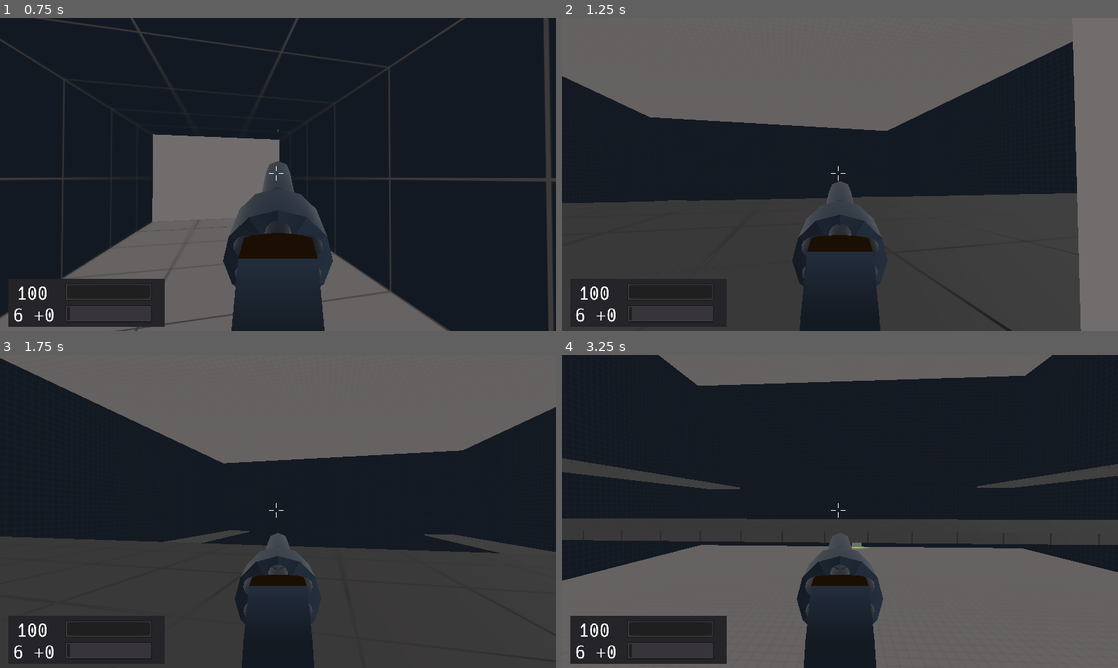
Above: before the commit, frames 1-4 (two rows, left to right).
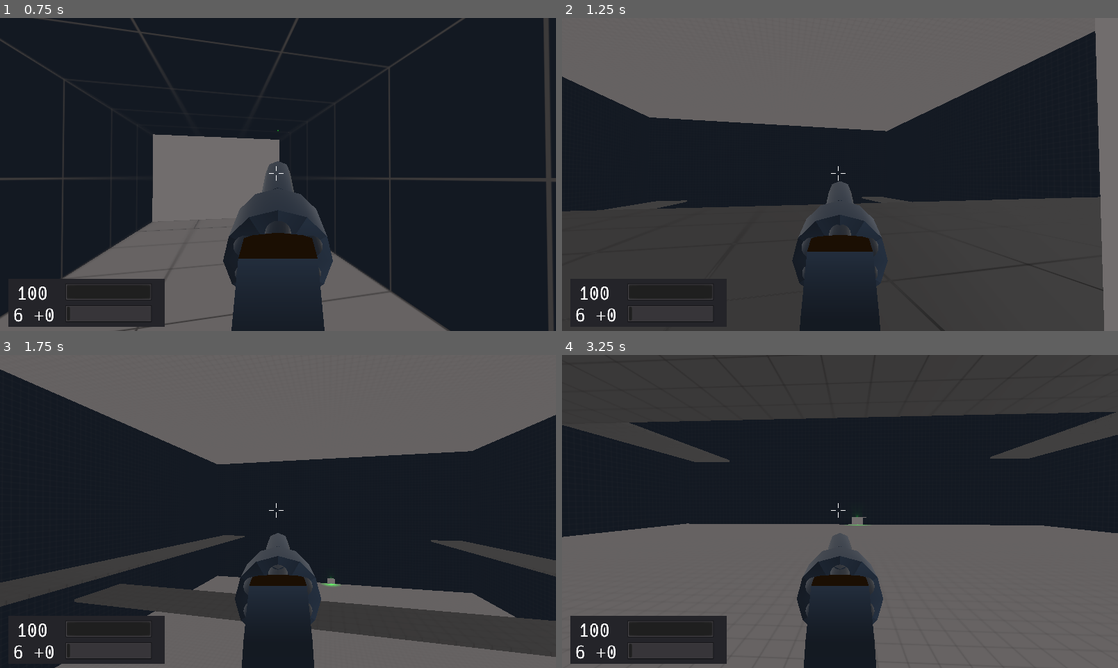
Above: after the commit, the same moments.

Repository: duckinator/keress
Game: Godot game, scene res://levels/Level_003.tscn
Two runs of this game, one before a commit and one after it. Both use one fixed random seed, a clock stepped at 60 frames per second and the inputs below. This scene is started directly instead of the project's main scene.
Inputs (mouse positions are in pixels of both pictures, inside the frame that each line leads up to):
- Up to frame 1 (0.75 s): tap Enter (ui_accept) at 0.5 s; move the mouse to (305, 174) at 0.52 s; press the mouse at (305, 174) at 0.53 s; hold W (movement_forward) from 0.53 s (still down)
- Up to frame 2 (1.25 s): keep holding W (movement_forward); tap Space (movement_jump) at 0.77 s
- Up to frame 3 (1.75 s): keep holding W (movement_forward); move the mouse to (250, 511) at 1.27 s; release the mouse at (250, 511) at 1.28 s; right-click (250, 511) at 1.35 s; tap Space (movement_jump) at 1.52 s
- Up to frame 4 (3.25 s): keep holding W (movement_forward); move the mouse to (851, 505) at 2.02 s; tap Shift (movement_crouch) at 2.1 s; move the mouse to (834, 517) at 2.77 s; tap Tab (quick_switch_item) at 2.85 s; tap Space (movement_jump) at 3.02 s

Frame 1 is identical in both runs. In frame 2, 5.5% of the frame differs, in the area x 0-98%, y 4-100%; in frame 3, 23%; in frame 4, 35%, in the area x 0-100%, y 0-72%.

Commit message:
yay hordes?!

Diff:
--- a/src/levels/Level_003.gd
+++ b/src/levels/Level_003.gd
@@ -2,22 +2,21 @@
 
 var mobs = []
 func _ready():
-	pass
-	#Game.spawn_player(self)
+	# $Platform
+	#spawn_enemy(Vector3(-48, 4, 60))
+	#spawn_enemy(Vector3(-30, 4, 50))
+	#spawn_enemy(Vector3(-48, 4, -60))
+	#spawn_enemy(Vector3(-30, 4, -50))
 
-	#spawn_enemy(Vector3(15, 10, -140))
-	#spawn_enemy(Vector3(10, 10, -120))
-	#spawn_enemy(Vector3(0, 10, -100))
-	#spawn_enemy(Vector3(0, 10, -120))
-	#spawn_enemy(Vector3(-10, 10, -120))
-	#spawn_enemy(Vector3(-15, 10, -140))
+	# $Platform_Left
+	spawn_small_horde(Vector3(-100, -99, 164), Vector2(80, 80), 9)
 
 func player_noise(trans, sound, loudness):
 	trans = trans.round()
 	Console.log("player_noise(" + str(trans) + ", " + str(sound) + ", " + str(loudness) + ")")
 
 func can_open_door(door):
-	return len(mobs) == 0
+	return (not door.is_exit) or (len(mobs) == 0)
 
 func opening_door(door):
 	pass
@@ -37,3 +36,69 @@
 	add_child(scene)
 	scene.translate(pos)
 	mobs.append(scene)
+
+func acceptable_horde_member_position(coords, pos):
+	if len(coords) == 0:
+		return true
+	return true # TODO
+
+func rand_vec2_up_to(dimensions):
+	return Vector2(rand_range(0, dimensions.x), rand_range(0, dimensions.y))
+
+func remove_adjacent(available, dimensions, pos):
+	var x = pos.x
+	var y = pos.y
+	for x2 in range(clamp(x - 8, 0, dimensions.x), clamp(x + 8, 0, dimensions.x)):
+		var item = available.find(Vector2(x2, y))
+		if item:
+			Console.log("REMOVED: " + str(Vector2(x2, y)))
+			available.remove(item)
+		else:
+			Console.log("NO ITEM: " + str(Vector2(x2, y)))
+	for y2 in range(clamp(y - 8, 0, dimensions.y), clamp(y + 8, 0, dimensions.y)):
+		for x2 in range(clamp(x - 4, 0, dimensions.x), clamp(x + 4, 0, dimensions.x)):
+			var item = available.find(Vector2(x2, y2))
+			if item:
+				Console.log("REMOVED: " + str(Vector2(x2, y2)))
+				available.remove(item)
+			else:
+				Console.log("NO ITEM: " + str(Vector2(x2, y2)))
+
+func horde_coords(dimensions, horde_size):
+	var available = []
+	for x in range(0, int(dimensions.x)):
+		for z in range(0, int(dimensions.y)):
+			available.append(Vector2(x, z))
+
+	var coords = []
+	for idx in range(0, horde_size):
+		var pos = available[rand_range(0, len(available))]
+		available.remove(available.find(pos))
+		remove_adjacent(available, dimensions, pos)
+		coords.append(pos)
+	return coords
+
+func spawn_small_horde(center, dimensions, horde_size=null):
+	if horde_size == null:
+		horde_size = 9
+
+	var coords = horde_coords(dimensions, horde_size)
+
+	for idx in range(0, len(coords)):
+		var pos2d = coords[idx]
+		var pos = Vector3(center.x + pos2d.x, center.y, center.y + pos2d.y)
+		Console.log(str(pos))
+		spawn_enemy(pos)
+
+func rand_sign():
+	randomize()
+	if rand_range(0, 100) > 50:
+		return 1
+	else:
+		return -1
+
+func meander(center, min_x, max_x, min_z, max_z):
+	var pos = center
+	pos.x += rand_range(min_x, max_x) * rand_sign()
+	pos.z += rand_range(min_z, max_z) * rand_sign()
+	return pos
--- a/src/levels/Level_003.tscn
+++ b/src/levels/Level_003.tscn
@@ -82,11 +82,12 @@
 [node name="Transition_Entry_Door" parent="." instance=ExtResource( 4 )]
 transform = Transform( -1, 0, -8.74228e-08, 0, 1, 0, 8.74228e-08, 0, -1, 20, 4, -2 )
 locked = true
+default_exit_behavior = false
+seamless_transition = false
 
 [node name="Level_Entry_Door" parent="." instance=ExtResource( 4 )]
 transform = Transform( 1, 0, 0, 0, 1, 0, 0, 0, 1, -20, 4, -2 )
 default_exit_behavior = false
-seamless_transition = false
 
 [node name="Ceiling" type="MeshInstance" parent="."]
 editor/display_folded = true
@@ -190,7 +191,7 @@
 
 [node name="Platform" type="MeshInstance" parent="."]
 editor/display_folded = true
-transform = Transform( 1, 0, 0, 0, 1, 0, 0, 0, 1, -40, -0.25, 0 )
+transform = Transform( 1, 0, 0, 0, 1, 0, 0, 0, 1, -40, -1, 0 )
 mesh = SubResource( 8 )
 material/0 = null
 
